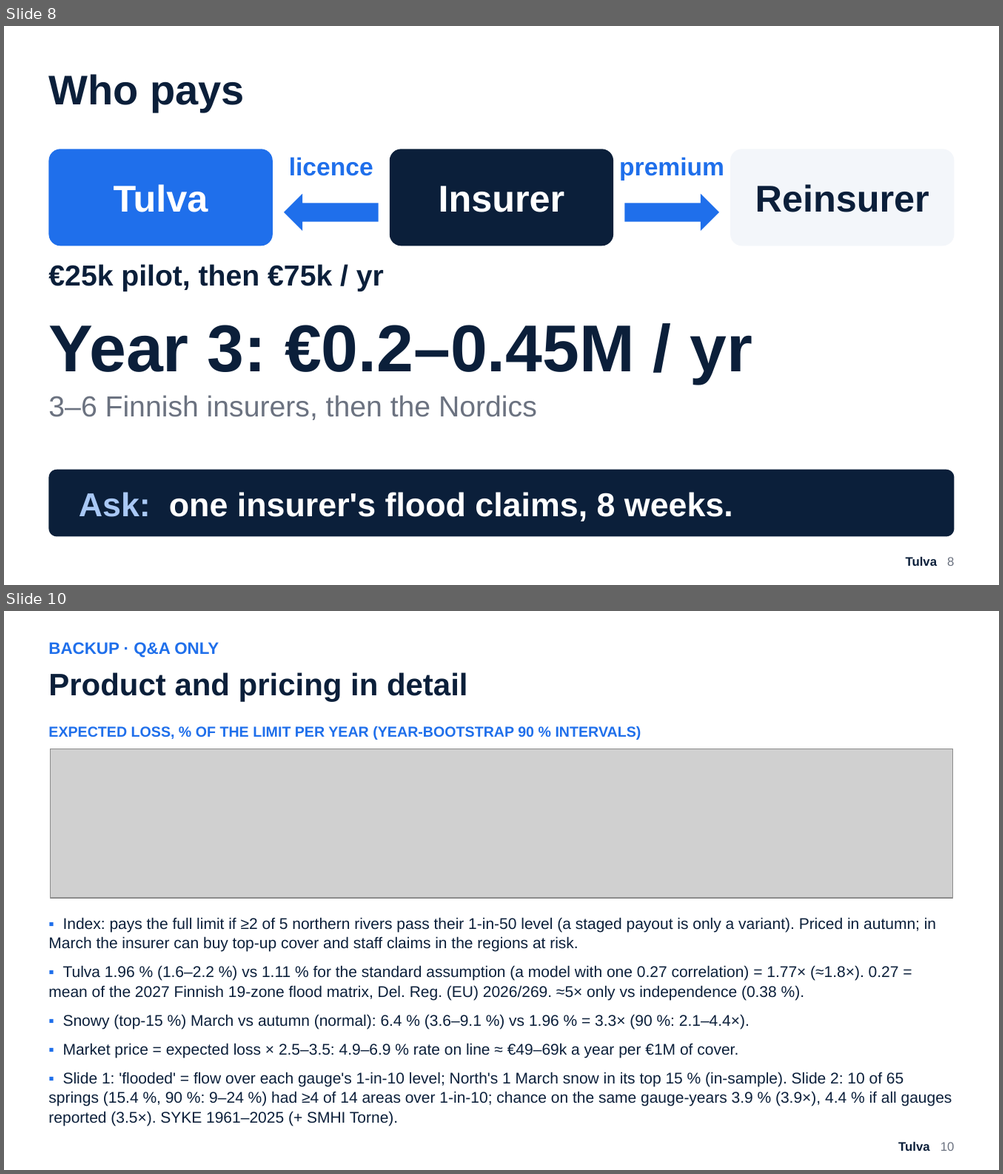
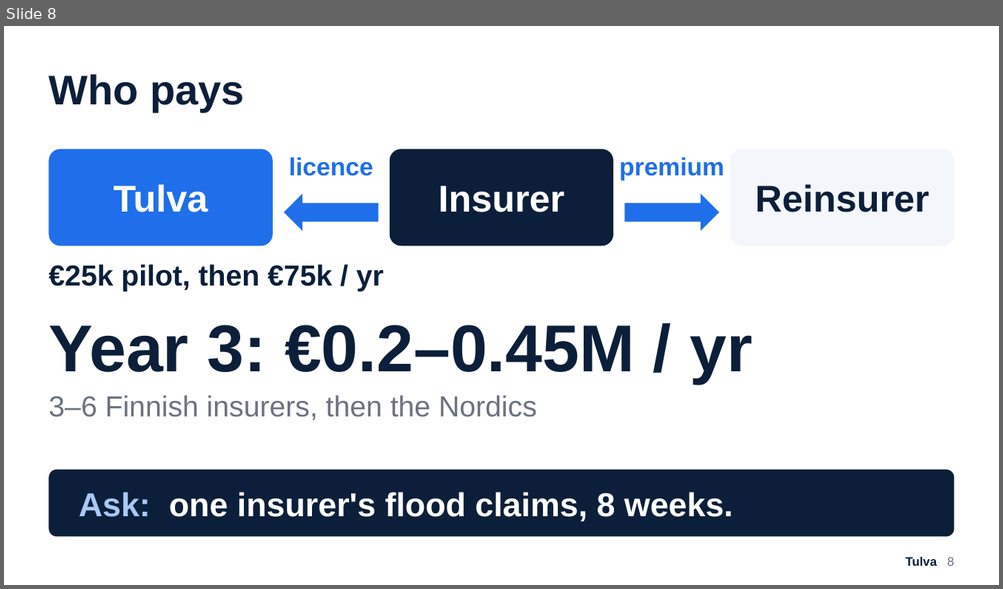
Before and after one commit to Zawaer/tulva, a slide deck: deck/Tulva_QxF2026.pptx. Shown one above the other, each under a label of ours: slides 8 and 10 before the commit, slide 8 after it; the slides between them are not shown. The pictures are 1003x1174 and 1003x589 pixels, drawn with LibreOffice and Linux fonts; fonts in the diff are those of the drawing; grey boxes stand for pictures. Boxes give left, top, right and bottom in pixels: in the first picture for what was removed or moved away, otherwise in the second. Text is boxed around its words. In the diff, an @@ line names an element or a change of style, - is before the commit and + after.

```diff
--- a/deck/Tulva_QxF2026.pptx
+++ b/deck/Tulva_QxF2026.pptx
@@ slide 10 removed at (4,611,999,1170), background #FFFFFF @@
@@ text removed at (48,642,219,658) @@
-BACKUP · Q&A ONLY
@@ text removed at (48,672,468,702) @@
-Product and pricing in detail
@@ text removed at (48,726,641,740) @@
-EXPECTED LOSS, % OF THE LIMIT PER YEAR (YEAR-BOOTSTRAP 90 % INTERVALS)
@@ picture removed at (51,749,953,898) @@
@@ text removed at (48,917,952,1126) @@
-▪ Index: pays the full limit if ≥2 of 5 northern rivers pass their 1-in-50 level (a staged payout is only a variant). Priced in autumn; in March the insurer can buy top-up cover and staff claims in the regions at risk.
-▪ Tulva 1.96 % (1.6–2.2 %) vs 1.11 % for the standard assumption (a model with one 0.27 correlation) = 1.77× (≈1.8×). 0.27 = mean of the 2027 Finnish 19-zone flood matrix, Del. Reg. (EU) 2026/269. ≈5× only vs independence (0.38 %).
-▪ Snowy (top-15 %) March vs autumn (normal): 6.4 % (3.6–9.1 %) vs 1.96 % = 3.3× (90 %: 2.1–4.4×).
-▪ Market price = expected loss × 2.5–3.5: 4.9–6.9 % rate on line ≈ €49–69k a year per €1M of cover.
-▪ Slide 1: 'flooded' = flow over each gauge's 1-in-10 level; North's 1 March snow in its top 15 % (in-sample). Slide 2: 10 of 65 springs (15.4 %, 90 %: 9–24 %) had ≥4 of 14 areas over 1-in-10; chance on the same gauge-years 3.9 % (3.9×), 4.4 % if all gauges reported (3.5×). SYKE 1961–2025 (+ SMHI Torne).
@@ text removed at (898,1142,954,1151) @@
-Tulva 10
```
Also in this commit, not shown: 2 slides changed, 2 other slides removed, 15 other files.
